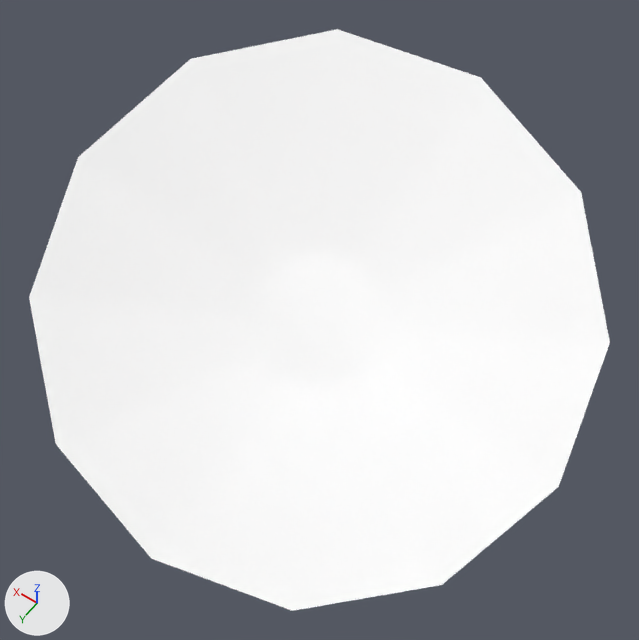
The glTF model public/3d/meffect/model__meffect__meffect.ofs_751_0/ef_751.gltf as it was, and as the next commit left it.
The view is the same before and after, from a camera (50 mm lens) standing at (7.983, -10.556, 1.895) and looking at (8.279, -10.971, 1.243). Every picture has the same lights, and +X, +Y and +Z are marked at lower left. The older version comes first.

Before the edit, the objects in view are built like this:
```python
mat_export_ucc_cake3 = principled_material('export_ucc_cake3')
mat_export_ucc_cake3.base_color = (1.0, 1.0, 1.0)  # white #ffffff
mat_export_ucc_cake3.roughness = 1.0
me_ef_751 = bpy.data.meshes.new('ef_751')
me_ef_751.from_pydata(...)  # 25 vertices, 36 faces; spans x 8.026..8.539, y -11.199..-10.739, z 1.077..1.409
me_ef_751.materials.append(mat_export_ucc_cake3)  # white #ffffff
ob_ef_751 = bpy.data.objects.new('ef_751', me_ef_751)
ob_ef_751.location = (0.0, 0.0, 0.0)
```
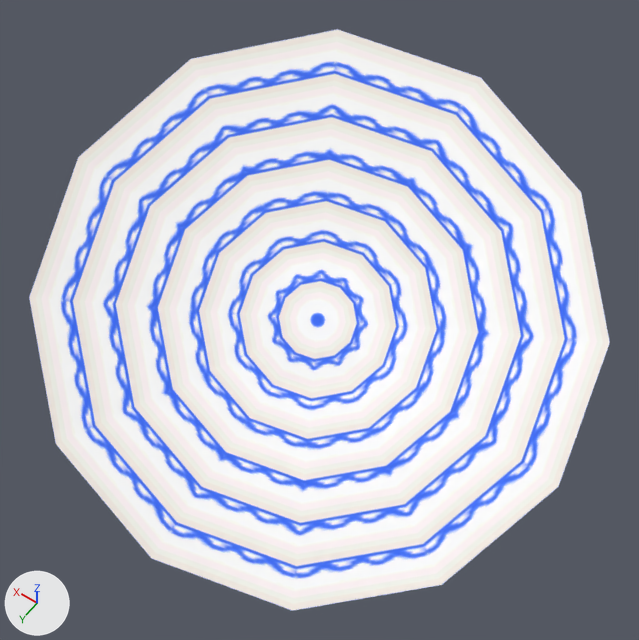
The change, as a diff of the scene's bpy script:
```diff
--- a/public/3d/meffect/model__meffect__meffect.ofs_751_0/ef_751.gltf.py
+++ b/public/3d/meffect/model__meffect__meffect.ofs_751_0/ef_751.gltf.py
@@ img_ef_sara @@
+img_ef_sara = load_image('ef_sara', '_unpacked/ef_sara', 16, 32, 'sRGB')
@@ mat_export_ucc_cake3 @@
 mat_export_ucc_cake3 = principled_material('export_ucc_cake3')
-mat_export_ucc_cake3.base_color = (1.0, 1.0, 1.0)  # white #ffffff
+mat_export_ucc_cake3.texture = img_ef_sara
 mat_export_ucc_cake3.roughness = 1.0
```

Where the change shows, as pixel boxes [x1, y1, x2, y2] in the pictures (639 x 640 px):
'ef_751', surface changed
    both: [29, 29, 610, 611]
